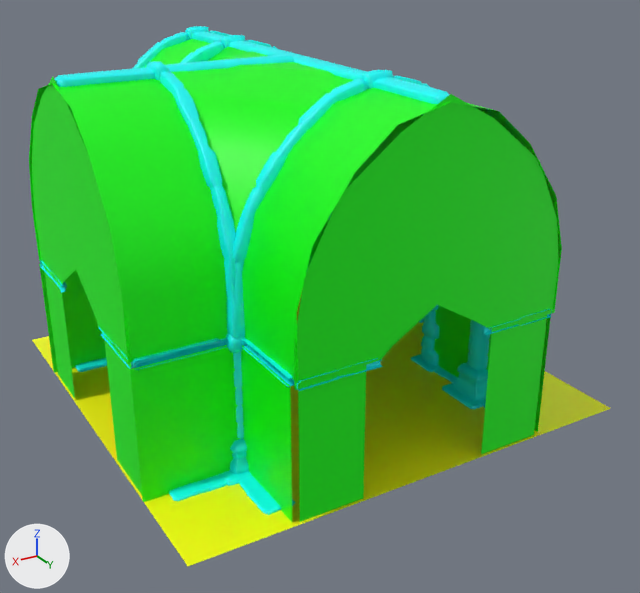
Two versions of the FBX model RogueLike/Assets/Environment/Rooms/Hallways/Hallway_TSection_4.fbx, one commit apart.
The view is the same before and after, from a camera (50 mm lens) standing at (11.03, 19.49, 11.92) and looking at (-0.23, 0.74, 2.55). Every picture has the same lights, and +X, +Y and +Z are marked at lower left. Where no turn or scale is listed for an object, it has been applied to the vertices.

The scene before the commit, as lines of its bpy script (objects in view):
```python
me_mesh = bpy.data.meshes.new('Mesh')
me_mesh.from_pydata([(6.0, -6.0, 0.0), (6.0, 6.0, 0.0), (-6.0, -6.0, 0.0), (-6.0, 6.0, 0.0)], [], [(0, 1, 2), (2, 1, 3)])
me_mesh.materials.append(mat_lambert133)  # yellow #ffff00
me_mesh_001 = bpy.data.meshes.new('Mesh.001')
me_mesh_001.from_pydata(...)  # 229 vertices, 186 faces; spans x -5.4..6.03, y -6.03..6.03, z -0.05..8.76
me_mesh_001.materials.append(mat_lambert134)  # green #00ff00
me_mesh_002 = bpy.data.meshes.new('Mesh.002')
me_mesh_002.from_pydata(...)  # 9904 vertices, 18409 faces; spans x -6.08..6.05, y -6.69..6.05, z -0.08..8.88
me_mesh_002.materials.append(mat_lambert135)  # cyan #00ffff
ob_room_t_4_floor1tsection4finishedrooms = bpy.data.objects.new('Room_T_4:Floor1TSection4FinishedRooms', me_mesh)
ob_room_t_4_floor1tsection4finishedrooms.location = (0.0, 0.0, 0.0)
ob_room_t_4_tsection4finishedroomsframe = bpy.data.objects.new('Room_T_4:TSection4FinishedRoomsFrame', me_mesh_002)
ob_room_t_4_tsection4finishedroomsframe.location = (0.0, 0.0, 0.0)
ob_room_t_4_tsection4finishedroomswalls1 = bpy.data.objects.new('Room_T_4:TSection4FinishedRoomsWalls1', me_mesh_001)
ob_room_t_4_tsection4finishedroomswalls1.location = (0.0, 0.0, 0.0)
```
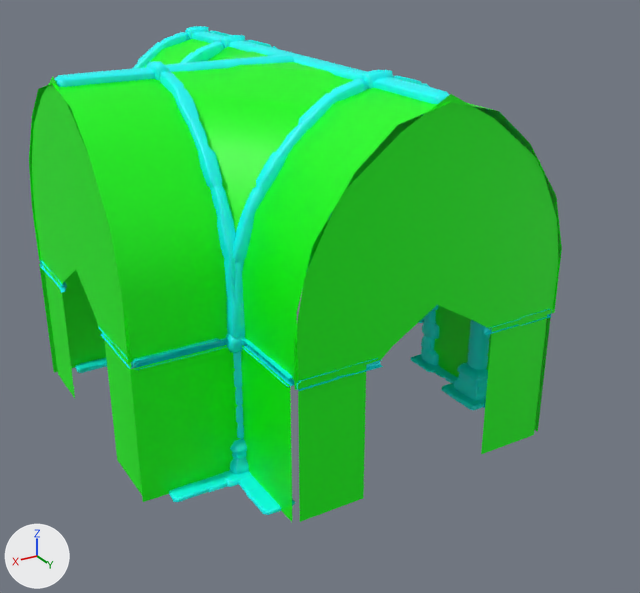
Location of each change, (x1, y1, x2, y2) in pixels of the pictures (640 x 593 px):
'Room_T_4:Floor1TSection4FinishedRooms', deleted (yellow): before (32, 288, 611, 566)

The change in detail:
Object 'Room_T_4:Floor1TSection4FinishedRooms' (ob_room_t_4_floor1tsection4finishedrooms) is deleted.
